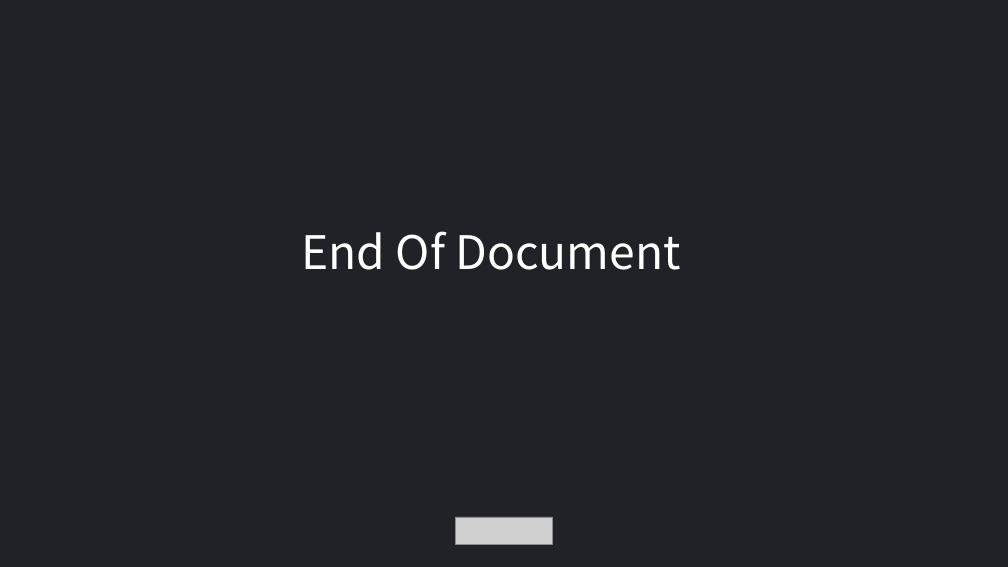
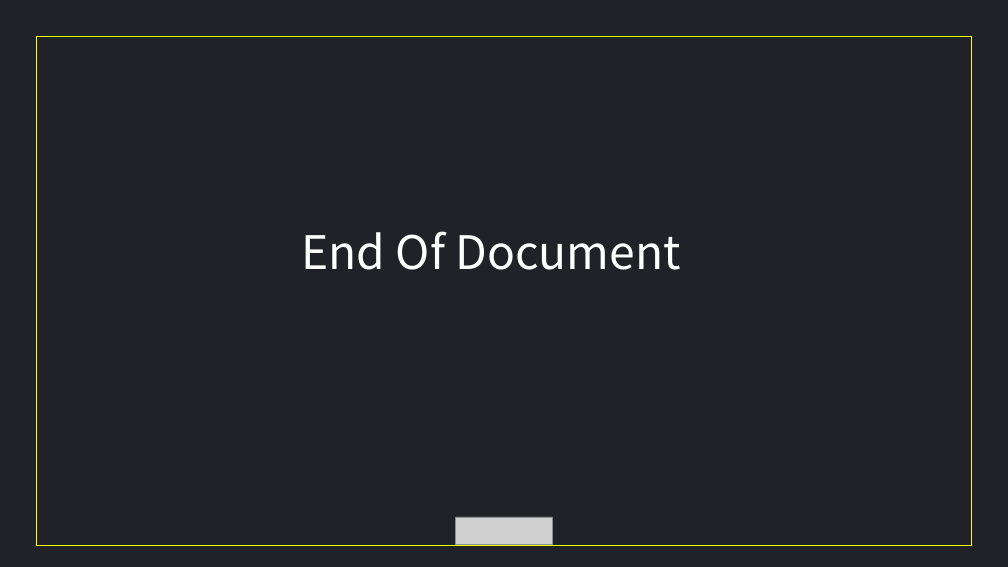
Before and after one commit to hjs0913/GameDesign, a slide deck: slide 8 of 크로노오디세이_전투기획자/사전과제/[과제전형] [Chrono Odyssey] 캐릭터 전투 기획자 모집 _ 홍진선 과제 제출.pptx (slide 6 before the commit). Drawn at 1008x567 pixels with LibreOffice and Linux fonts; fonts in the diff are those of the drawing; grey boxes stand for pictures. Boxes give left, top, right and bottom in pixels: in the first picture for what was removed or moved away, otherwise in the second. Text is boxed around its words. In the diff, an @@ line names an element or a change of style, - is before the commit and + after.

```diff
--- a/크로노오디세이_전투기획자/사전과제/[과제전형] [Chrono Odyssey] 캐릭터 전투 기획자 모집 _ 홍진선 과제 제출.pptx
+++ b/크로노오디세이_전투기획자/사전과제/[과제전형] [Chrono Odyssey] 캐릭터 전투 기획자 모집 _ 홍진선 과제 제출.pptx
@@ rectangle added at [36,36,971,545], outline #FFFF00 1.5 pt @@
```
Also in this commit, not shown: 3 other slides changed, 3 slides added, 1 slide removed, 33 other files.
